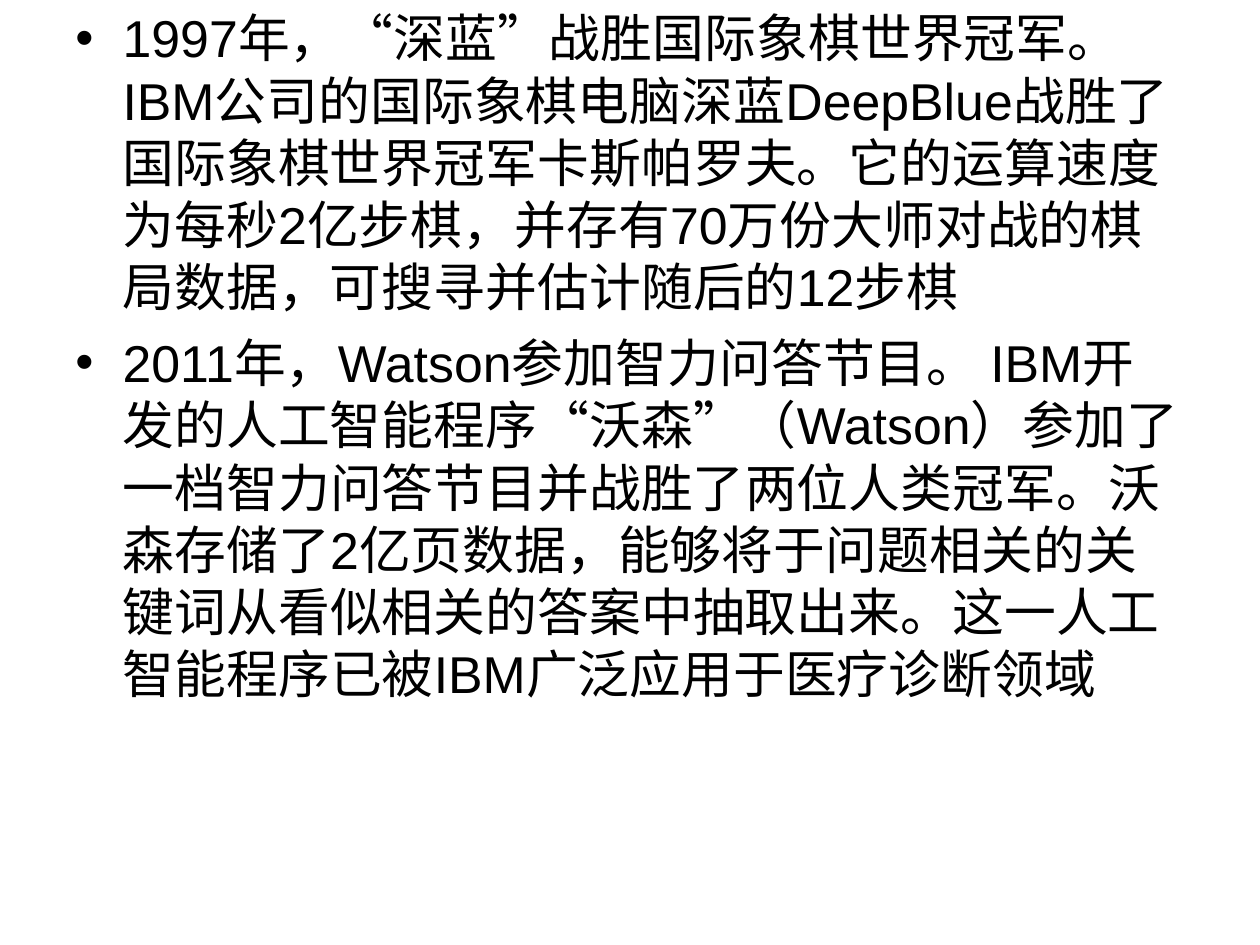
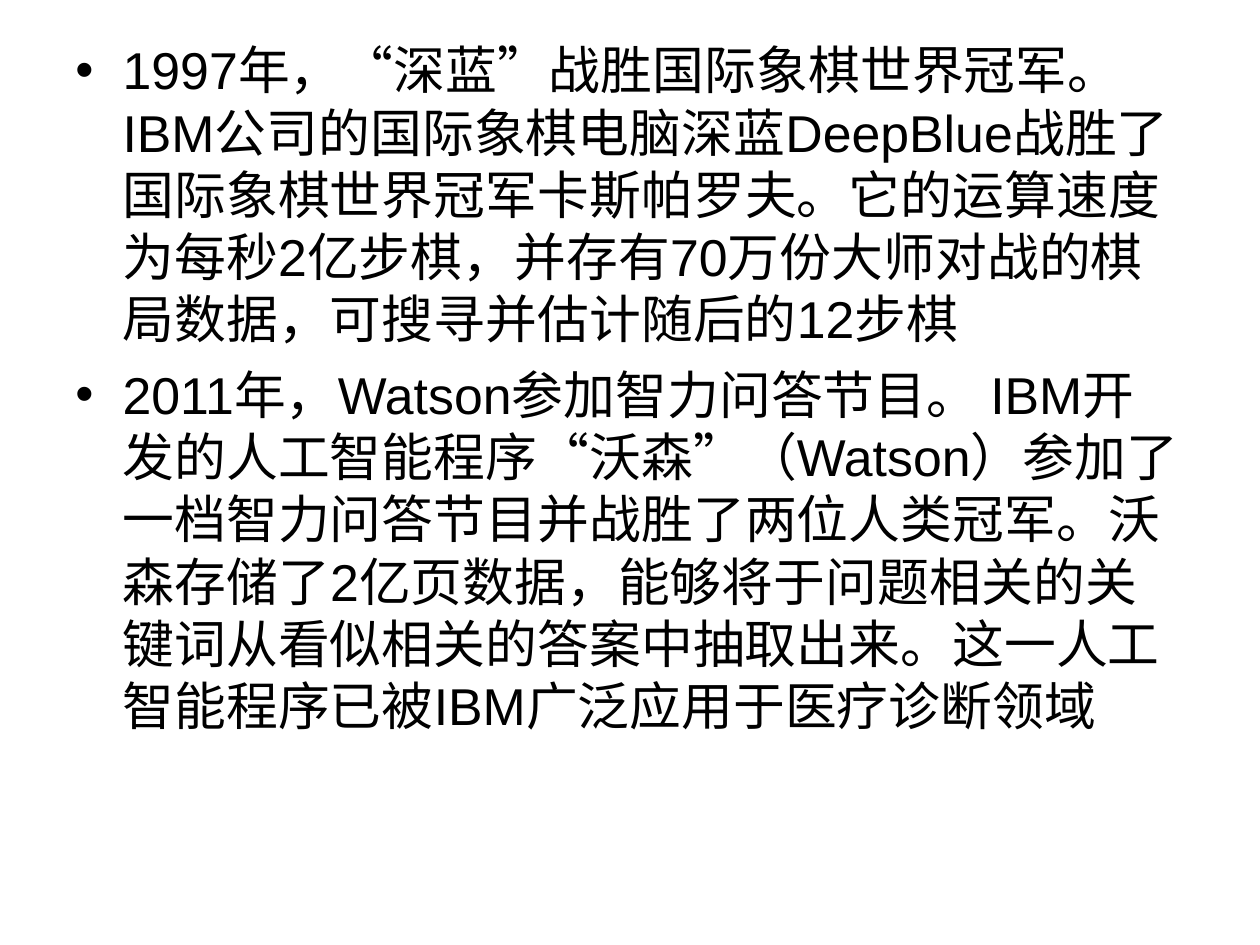
Before and after one commit to zhijie-ai/RL, a slide deck: slide 12 of rl-rec-practice/topk/code/AI的过去现在及未来.ppt (slide 10 before the commit). Drawn at 1260x945 pixels with LibreOffice and Linux fonts; fonts in the diff are those of the drawing. Boxes give left, top, right and bottom in pixels: in the first picture for what was removed or moved away, otherwise in the second. Text is boxed around its words. In the diff, an @@ line names an element or a change of style, - is before the commit and + after.

```diff
--- a/rl-rec-practice/topk/code/AI的过去现在及未来.ppt
+++ b/rl-rec-practice/topk/code/AI的过去现在及未来.ppt
@@ text "1997年，“深蓝”战胜国际象棋世界冠军。IBM公司的国际象棋电脑深蓝DeepBlue战胜了国际象棋世界冠军卡斯帕罗夫。 ...": place and size @@
-text "1997年，“深蓝”战胜国际象棋世界冠军。IBM公司的国际象棋电脑深蓝DeepBlue战胜了国际象棋世界冠军卡斯帕罗夫。 ..." at (123,16,1179,698)
+text "1997年，“深蓝”战胜国际象棋世界冠军。IBM公司的国际象棋电脑深蓝DeepBlue战胜了国际象棋世界冠军卡斯帕罗夫。 ..." at (123,48,1179,730)
```
Also in this commit, not shown: 7 other slides changed, 19 slides added, 1 slide removed, 8 other files.
